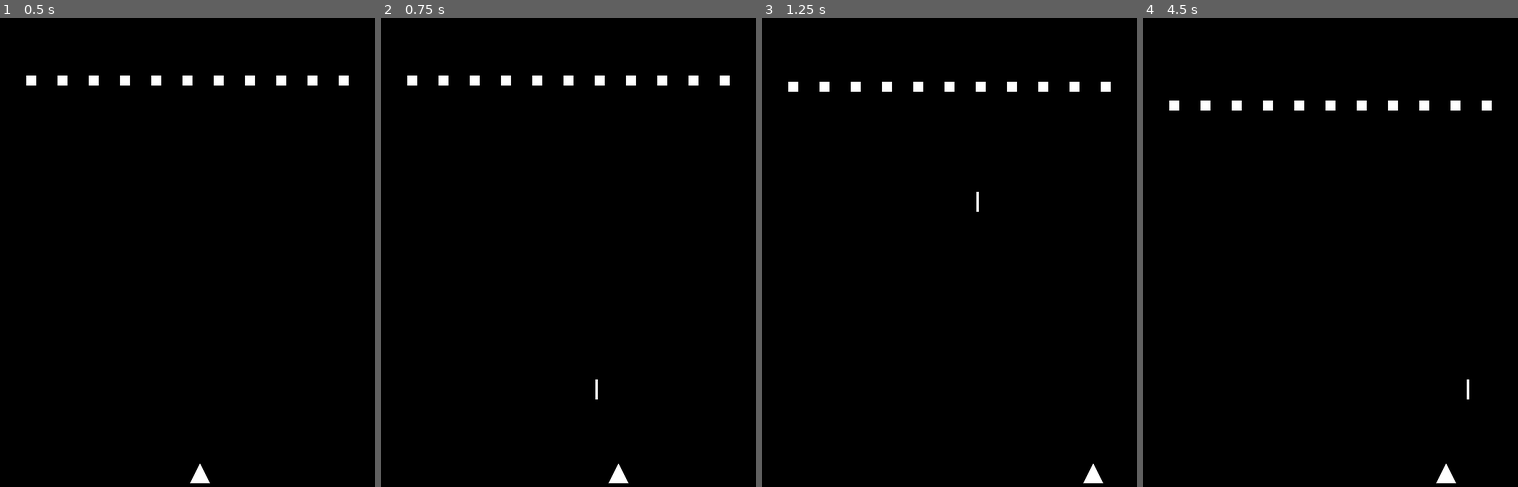
Above: before the commit, frames 1-4 (left to right).
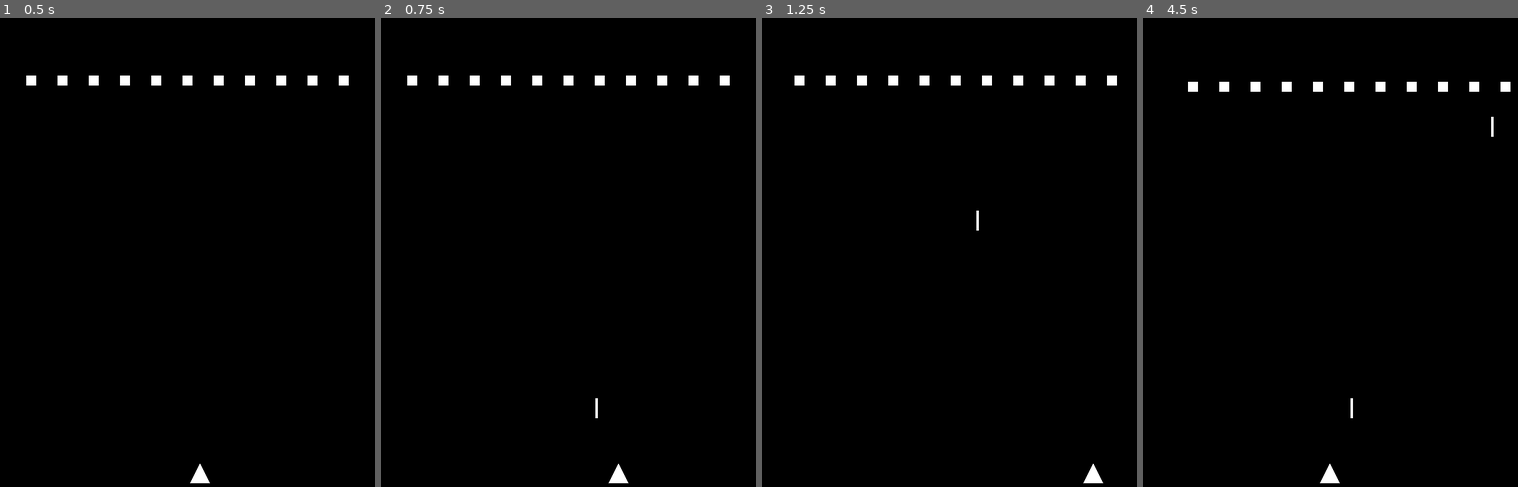
Above: after the commit, the same moments.

Repository: dmnuggins/space_invaders
Game: Godot game, scene res://_scenes/Game.tscn
The game is run twice, just before and just after one commit, with the same random seed, the same clock (stepped at 60 frames per second) and the same inputs.
Inputs:
- Up to frame 1 (0.5 s): no input
- Up to frame 2 (0.75 s): tap Enter at 0.5 s; hold D (right) from 0.53 s (still down); tap Space (shoot) at 0.6 s
- Up to frame 3 (1.25 s): keep holding D (right)
- Up to frame 4 (4.5 s): release D (right) at 1.28 s; hold A (left) 1.28-2.03 s; tap Space (shoot) every 0.75 s from 1.35 to 4.35 s; hold D (right) 2.03-3.53 s; hold A (left) from 3.53 s (still down)

Frame 1 is identical in both runs. In frame 2, less than 0.1% of the frame differs, in the area x 57-58%, y 77-86%; in frame 3, 1.1%; in frame 4, 1.6%, in the area x 7-98%, y 13-100%.

Commit message:
Fixed bug where pressing space would cause left 'on body entered' signal to trigger by adding condition to check if body entered is of enemy group. Added static walls to handle player collision.

Diff:
--- a/_scenes/Game.gd
+++ b/_scenes/Game.gd
@@ -2,7 +2,6 @@
 
 var player_prefab = preload("res://_scenes/Player.tscn")
 var player
-
 
 var num_lives
 var num_bombs
--- a/_scenes/Game.tscn
+++ b/_scenes/Game.tscn
@@ -6,10 +6,16 @@
 [ext_resource path="res://_scenes/Invaders.gd" type="Script" id=4]
 
 [sub_resource type="RectangleShape2D" id=1]
-extents = Vector2( 8, 400.5 )
+extents = Vector2( 4, 400.5 )
 
 [sub_resource type="RectangleShape2D" id=2]
-extents = Vector2( 8, 401 )
+extents = Vector2( 4, 401 )
+
+[sub_resource type="RectangleShape2D" id=3]
+extents = Vector2( 12, 400 )
+
+[sub_resource type="RectangleShape2D" id=4]
+extents = Vector2( 12, 398.5 )
 
 [node name="Game" type="Node"]
 script = ExtResource( 2 )
@@ -32,64 +38,80 @@
 margin_right = 600.0
 margin_bottom = 800.0
 
-[node name="Node2D" type="Node2D" parent="."]
+[node name="Bounds" type="Node2D" parent="."]
 
-[node name="Row" type="Node2D" parent="Node2D"]
+[node name="InvaderBounds" type="Node2D" parent="Bounds"]
+
+[node name="LeftBound" type="Area2D" parent="Bounds/InvaderBounds"]
+
+[node name="LeftBoundCollider" type="CollisionShape2D" parent="Bounds/InvaderBounds/LeftBound"]
+position = Vector2( 12, 400 )
+shape = SubResource( 1 )
+
+[node name="RightBound" type="Area2D" parent="Bounds/InvaderBounds"]
+
+[node name="RightBoundCollider" type="CollisionShape2D" parent="Bounds/InvaderBounds/RightBound"]
+position = Vector2( 588, 400 )
+shape = SubResource( 2 )
+
+[node name="PlayerBounds" type="Node2D" parent="Bounds"]
+
+[node name="LeftWall" type="StaticBody2D" parent="Bounds/PlayerBounds"]
+
+[node name="LeftWallCollider" type="CollisionShape2D" parent="Bounds/PlayerBounds/LeftWall"]
+position = Vector2( -12, 400 )
+shape = SubResource( 3 )
+
+[node name="RightWall" type="StaticBody2D" parent="Bounds/PlayerBounds"]
+
+[node name="RightWallCollider" type="CollisionShape2D" parent="Bounds/PlayerBounds/RightWall"]
+position = Vector2( 612, 400 )
+shape = SubResource( 4 )
+
+[node name="Invaders" type="Node2D" parent="."]
+
+[node name="Row" type="Node2D" parent="Invaders"]
 script = ExtResource( 4 )
 
-[node name="Invader0" parent="Node2D/Row" instance=ExtResource( 3 )]
+[node name="Invader0" parent="Invaders/Row" instance=ExtResource( 3 )]
 position = Vector2( 50, 100 )
 
-[node name="Invader1" parent="Node2D/Row" instance=ExtResource( 3 )]
+[node name="Invader1" parent="Invaders/Row" instance=ExtResource( 3 )]
 position = Vector2( 100, 100 )
 
-[node name="Invader2" parent="Node2D/Row" instance=ExtResource( 3 )]
+[node name="Invader2" parent="Invaders/Row" instance=ExtResource( 3 )]
 position = Vector2( 150, 100 )
 
-[node name="Invader3" parent="Node2D/Row" instance=ExtResource( 3 )]
+[node name="Invader3" parent="Invaders/Row" instance=ExtResource( 3 )]
 position = Vector2( 200, 100 )
 
-[node name="Invader4" parent="Node2D/Row" instance=ExtResource( 3 )]
+[node name="Invader4" parent="Invaders/Row" instance=ExtResource( 3 )]
 position = Vector2( 250, 100 )
 
-[node name="Invader5" parent="Node2D/Row" instance=ExtResource( 3 )]
+[node name="Invader5" parent="Invaders/Row" instance=ExtResource( 3 )]
 position = Vector2( 300, 100 )
 
-[node name="Invader6" parent="Node2D/Row" instance=ExtResource( 3 )]
+[node name="Invader6" parent="Invaders/Row" instance=ExtResource( 3 )]
 position = Vector2( 350, 100 )
 
-[node name="Invader7" parent="Node2D/Row" instance=ExtResource( 3 )]
+[node name="Invader7" parent="Invaders/Row" instance=ExtResource( 3 )]
 position = Vector2( 400, 100 )
 
-[node name="Invader8" parent="Node2D/Row" instance=ExtResource( 3 )]
+[node name="Invader8" parent="Invaders/Row" instance=ExtResource( 3 )]
 position = Vector2( 450, 100 )
 
-[node name="Invader9" parent="Node2D/Row" instance=ExtResource( 3 )]
+[node name="Invader9" parent="Invaders/Row" instance=ExtResource( 3 )]
 position = Vector2( 500, 100 )
 
-[node name="Invader10" parent="Node2D/Row" instance=ExtResource( 3 )]
+[node name="Invader10" parent="Invaders/Row" instance=ExtResource( 3 )]
 position = Vector2( 550, 100 )
 
-[node name="MoveTimer" type="Timer" parent="Node2D/Row"]
+[node name="MoveTimer" type="Timer" parent="Invaders/Row"]
 autostart = true
 
 [node name="Player" parent="." instance=ExtResource( 1 )]
 position = Vector2( 320, 744 )
 
-[node name="Bounds" type="Node2D" parent="."]
-
-[node name="LeftBound" type="Area2D" parent="Bounds"]
-
-[node name="LeftBoundCollider" type="CollisionShape2D" parent="Bounds/LeftBound"]
-position = Vector2( 8, 399.5 )
-shape = SubResource( 1 )
-
-[node name="RightBound" type="Area2D" parent="Bounds"]
-
-[node name="RightBoundCollider" type="CollisionShape2D" parent="Bounds/RightBound"]
-position = Vector2( 592, 400 )
-shape = SubResource( 2 )
-
-[connection signal="timeout" from="Node2D/Row/MoveTimer" to="Node2D/Row" method="_on_MoveTimer_timeout"]
-[connection signal="body_entered" from="Bounds/LeftBound" to="Node2D/Row" method="_on_LeftBound_body_entered"]
-[connection signal="body_entered" from="Bounds/RightBound" to="Node2D/Row" method="_on_RightBound_body_entered"]
+[connection signal="body_entered" from="Bounds/InvaderBounds/LeftBound" to="Invaders/Row" method="_on_LeftBound_body_entered"]
+[connection signal="body_entered" from="Bounds/InvaderBounds/RightBound" to="Invaders/Row" method="_on_RightBound_body_entered"]
+[connection signal="timeout" from="Invaders/Row/MoveTimer" to="Invaders/Row" method="_on_MoveTimer_timeout"]
--- a/_scenes/Invader.gd
+++ b/_scenes/Invader.gd
@@ -1,10 +1,17 @@
 extends KinematicBody2D
 class_name Invader
 
-signal hit_wall
-signal direction_change
+export (PackedScene) var laser
 
+var speed = 300.0
 
-# Called when the node enters the scene tree for the first time.
 func _ready():
 	pass # Replace with function body.
+
+func _physics_process(delta):
+	pass
+
+#func  shoot():
+#	var l = laser.instance()
+#	owner.add_child(l)
+#	l.position = $Gun.global_position
--- a/_scenes/Invader.tscn
+++ b/_scenes/Invader.tscn
@@ -1,12 +1,14 @@
-[gd_scene load_steps=3 format=2]
+[gd_scene load_steps=4 format=2]
 
 [ext_resource path="res://_scenes/Invader.gd" type="Script" id=1]
+[ext_resource path="res://_scenes/Laser.tscn" type="PackedScene" id=2]
 
 [sub_resource type="RectangleShape2D" id=1]
 extents = Vector2( 8, 8 )
 
-[node name="Invader" type="KinematicBody2D"]
+[node name="Invader" type="KinematicBody2D" groups=["enemy"]]
 script = ExtResource( 1 )
+laser = ExtResource( 2 )
 
 [node name="InvaderCollider" type="CollisionShape2D" parent="."]
 shape = SubResource( 1 )
@@ -20,3 +22,6 @@
 margin_top = -8.0
 margin_right = 8.0
 margin_bottom = 8.0
+
+[node name="Gun" type="Position2D" parent="."]
+position = Vector2( 0, 32 )
--- a/_scenes/Invaders.gd
+++ b/_scenes/Invaders.gd
@@ -5,35 +5,39 @@
 var move_down_count = 0
 var bound_entered = false
 
-# Called when the node enters the scene tree for the first time.
 func _ready():
-	pass # Replace with function body.
+	pass
 
+func _process(delta):
+	pass
 
 # on each timer reset, position of the Invader nodes are moved
 func _on_MoveTimer_timeout():
 	if !bound_entered:
 		update_position()
-	else:
-		move_down()
+	elif bound_entered:
+		position.y += 10
 		bound_entered = false
-	pass # Replace with function body.
+	pass
 
 # positional limits 10px (left) 590px (right)
 func update_position():
 	position.x += 10 * move_direction
 	pass
 
-func move_down():
-	position.y += 10
-
-func _on_LeftBound_body_entered(body):
-	move_direction = 1
-	bound_entered = true
-	pass # Replace with function body.
+func _on_LeftBound_body_entered(body: KinematicBody2D)->void:
+	if body.is_in_group("enemy"):
+		move_direction = 1
+		bound_entered = true
+		print("LEFT bound entered")
+	else:
+		print("Player has entered")
 
 
-func _on_RightBound_body_entered(body):
-	move_direction = -1
-	bound_entered = true
-	pass # Replace with function body.
+func _on_RightBound_body_entered(body: KinematicBody2D)->void:
+	if body.is_in_group("enemy"):
+		move_direction = -1
+		bound_entered = true
+		print("RIGHT bound entered")
+	else:
+		print("Player has entered")
--- a/_scenes/Laser.gd
+++ b/_scenes/Laser.gd
@@ -7,10 +7,9 @@
 
 var velocity = Vector2.ZERO
 
-# Called when the node enters the scene tree for the first time.
+
 func _ready():
 	pass
-
 
 func _physics_process(delta):
 	velocity.y = -speed
--- a/_scenes/Laser.tscn
+++ b/_scenes/Laser.tscn
@@ -9,10 +9,10 @@
 script = ExtResource( 1 )
 
 [node name="LaserCollider" type="CollisionShape2D" parent="."]
-position = Vector2( 0, -16 )
 shape = SubResource( 1 )
 
 [node name="ColorRect" type="ColorRect" parent="."]
 margin_left = -2.0
-margin_top = -32.0
+margin_top = -16.0
 margin_right = 2.0
+margin_bottom = 16.0
--- a/_scenes/Player.tscn
+++ b/_scenes/Player.tscn
@@ -17,4 +17,4 @@
 polygon = PoolVector2Array( -30, 0, 0, -60, 30, 0 )
 
 [node name="Gun" type="Position2D" parent="."]
-position = Vector2( 0, -64 )
+position = Vector2( 0, -50 )
--- a/_scenes/Wall.gd
+++ /dev/null
@@ -1,16 +0,0 @@
-extends Area2D
-class_name Wall
-
-# Declare member variables here. Examples:
-# var a = 2
-# var b = "text"
-
-
-# Called when the node enters the scene tree for the first time.
-func _ready():
-	pass # Replace with function body.
-
-
-# Called every frame. 'delta' is the elapsed time since the previous frame.
-#func _process(delta):
-#	pass
--- a/project.godot
+++ b/project.godot
@@ -23,17 +23,11 @@
 "class": "Player",
 "language": "GDScript",
 "path": "res://_scenes/Player.gd"
-}, {
-"base": "Area2D",
-"class": "Wall",
-"language": "GDScript",
-"path": "res://_scenes/Wall.gd"
 } ]
 _global_script_class_icons={
 "Invader": "",
 "Laser": "",
-"Player": "",
-"Wall": ""
+"Player": ""
 }
 
 [application]
Not shown: 1 places in _scenes/Game.tscn that only renumber resources
